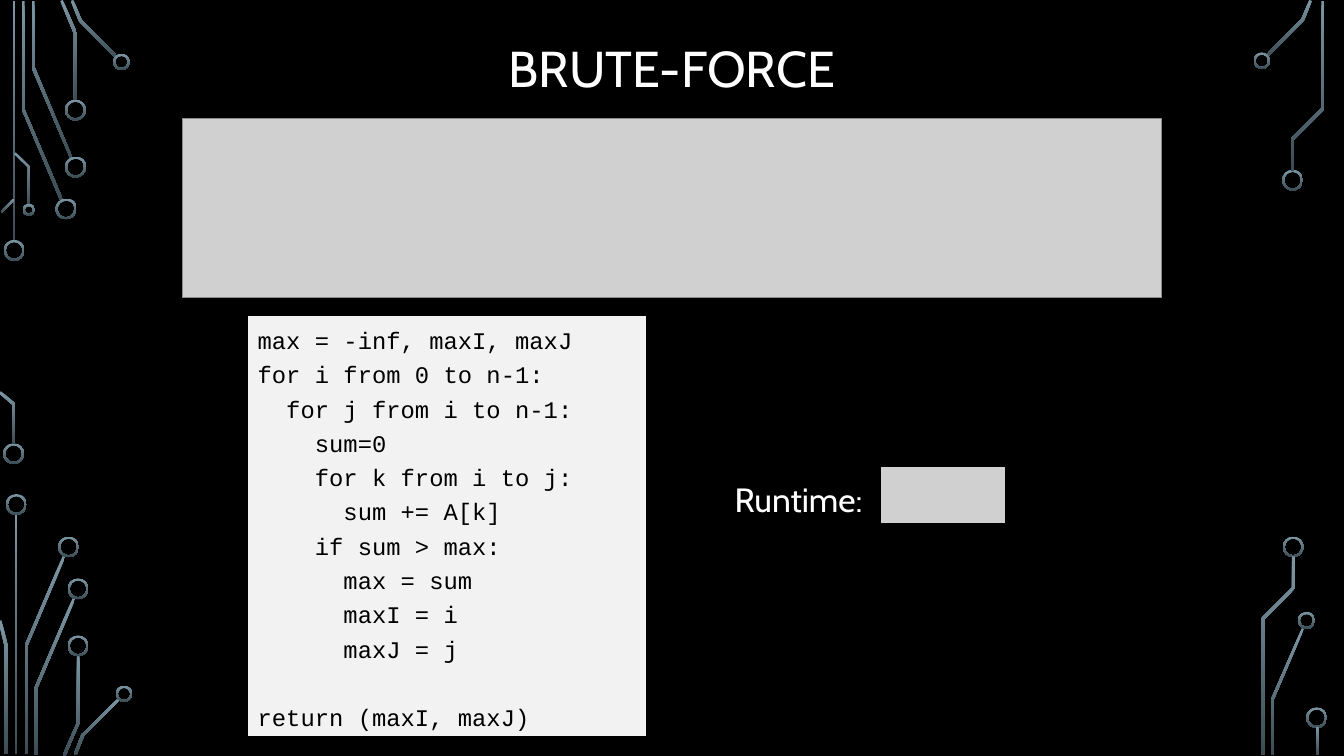
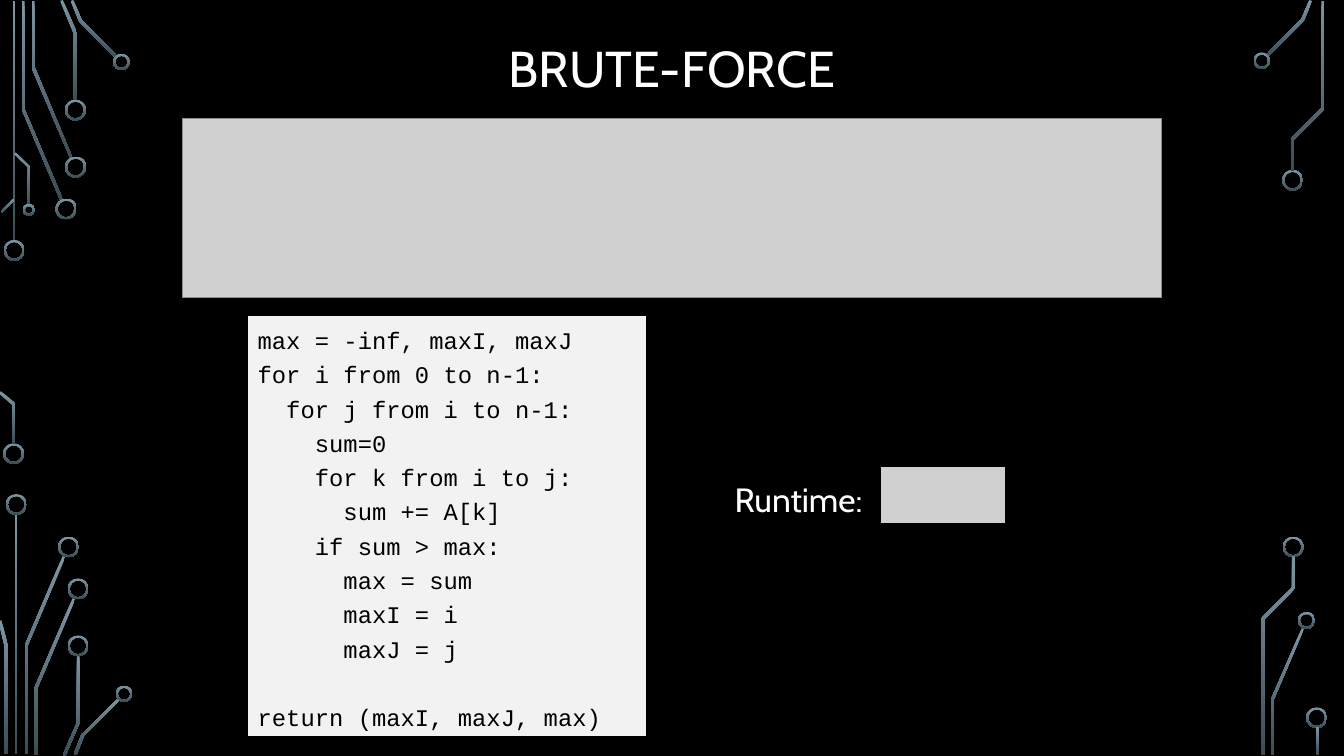
Before and after one commit to markfloryan/dsa2, a slide deck: slide 19 of slides/03-1-DivConIntro.pptx. Drawn at 1344x756 pixels with LibreOffice and Linux fonts; fonts in the diff are those of the drawing; grey boxes stand for pictures; background and template pictures are left out. Boxes give left, top, right and bottom in pixels: in the first picture for what was removed or moved away, otherwise in the second. Text is boxed around its words. In the diff, an @@ line names an element or a change of style, - is before the commit and + after.

```diff
--- a/slides/03-1-DivConIntro.pptx
+++ b/slides/03-1-DivConIntro.pptx
@@ text at (258,332,601,731): text changed @@
-max = -inf, maxI, maxJ
-for i from 0 to n-1:
-for j from i to n-1:
-sum=0
-for k from i to j:
-sum += A[k]
-if sum > max:
-max = sum
-maxI = i
-maxJ = j
-return (maxI, maxJ)
+max = -inf, maxI, maxJ
+for i from 0 to n-1:
+for j from i to n-1:
+sum=0
+for k from i to j:
+sum += A[k]
+if sum > max:
+max = sum
+maxI = i
+maxJ = j
+return (maxI, maxJ, max)
```
Also in this commit, not shown: 1 other slide changed, 8 other files.
